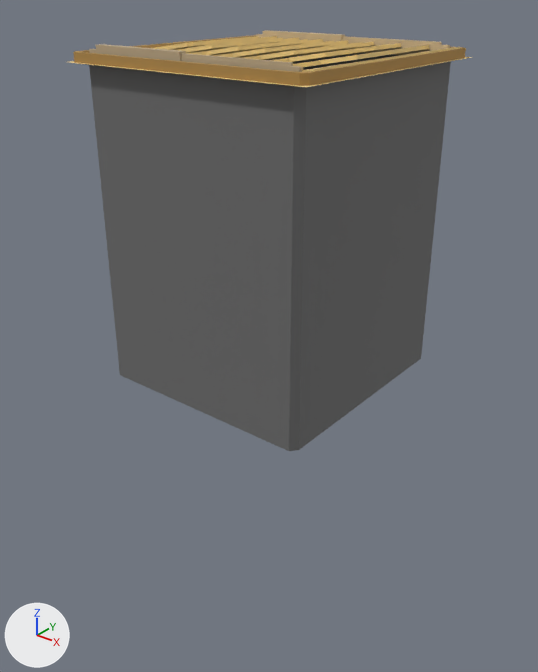
One commit to the FBX model assets/models/EXIT_NODE_FLAPS.FBX: the scene before it, then after it.
Camera for both pictures: a 50 mm camera at (1.69, -2.15, 0.27) aimed at (0.01, -0.04, -1.04). The axes (+X, +Y, +Z) are drawn at lower left. The lights are the same throughout. The picture after the commit comes second. Where no turn or scale is listed for an object, it has been applied to the vertices.

In view in the first picture: 'EXIT_NODE_FLAPPY', 'EXIT_NODE_FLAP_5' and 7 more.
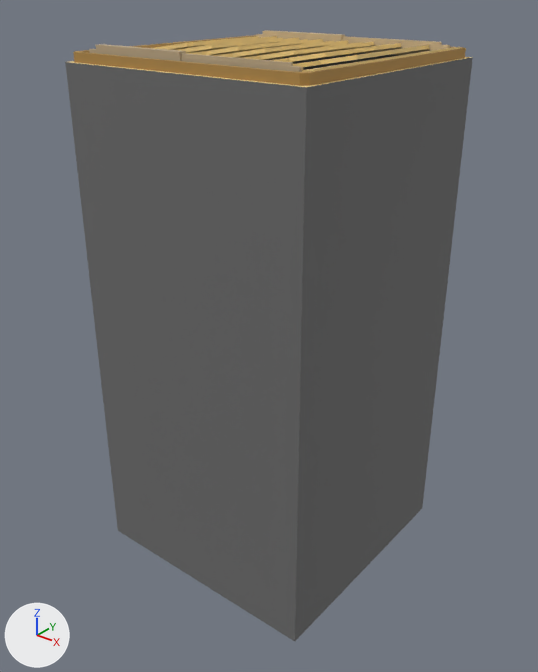
Boxes (x1, y1, x2, y2) around the edits, measured in the pictures (538 x 672 px):
'EXIT_NODE_FLAPPY', reshaped (45% taller)
    before: (70, 30, 472, 451)
    after: (65, 30, 473, 641)
part 1 of me_exit_node_flappy_ncl1_1, added
    after: (65, 57, 473, 641)

Diff of the bpy script that builds the scene:
```diff
--- a/assets/models/EXIT_NODE_FLAPS.FBX.py
+++ b/assets/models/EXIT_NODE_FLAPS.FBX.py
@@ me_exit_node_flappy_ncl1_1 @@
 # used by ob_exit_node_flappy; location = (0.0, 0.0, 0.0)
-me_exit_node_flappy_ncl1_1.from_pydata(...)  # 108 vertices, 174 faces; spans x -0.5..0.5, y -0.5..0.5, z -1.191..0.056
+me_exit_node_flappy_ncl1_1.from_pydata(...)  # 112 vertices, 184 faces; spans x -0.5..0.5, y -0.5..0.5, z -1.999..0.056
+# me_exit_node_flappy_ncl1_1 part 1
+# 4 vertices are added at (-0.5, 0.5, -1.999), (-0.5, -0.5, -1.999), (0.5, -0.5, -1.999), (0.5, 0.5, -1.999)
+# 10 new faces join them, mat_dark_grey_metal (dark grey #6d6d6d)
 me_exit_node_flappy_ncl1_1.materials.append(mat_copper)
```
